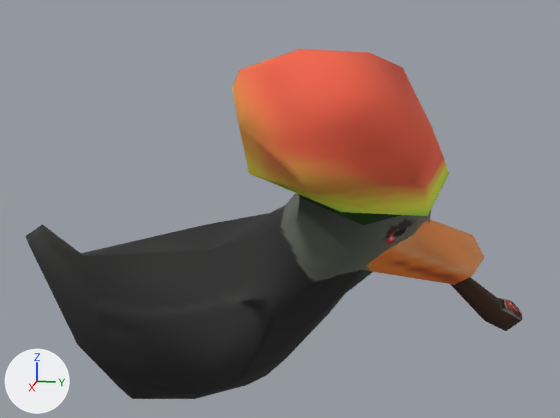
What one commit did to the FBX model 42.20/media/models_X/WorldItems/duck_nate.fbx.
Rendered twice from a 50 mm camera at (0.0047, 0.00129, 0.00231) aimed at (0.00021, 0.00039, 0.00119). The lights are fixed; the arrows at lower left show +X, +Y and +Z. The first picture is the older version. Where no turn or scale is listed for an object, it has been applied to the vertices.

Names of what the first picture shows: 'nate'.
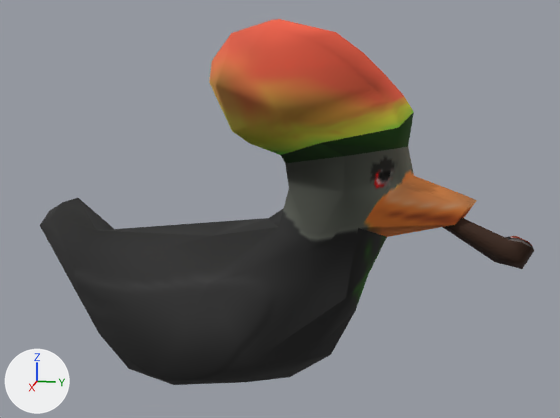
What differs and where, as boxes (x1, y1, x2, y2) in the pictures (560 x 418 px; the box of a moved part takes in the faces that stretch with it):
'nate', reshaped: before (26, 49, 522, 399); after (40, 19, 534, 385)
part 1 of me_mesh, moved or reshaped: before (450, 277, 522, 331); after (443, 218, 534, 269)
part 2 of me_mesh, moved or reshaped: before (26, 49, 484, 399); after (40, 19, 477, 385)

Patch to the scene script:
```diff
--- a/42.20/media/models_X/WorldItems/duck_nate.fbx.py
+++ b/42.20/media/models_X/WorldItems/duck_nate.fbx.py
@@ me_mesh @@
 # used by ob_nate; location = (0.0, 0.0, 0.0)
-me_mesh.from_pydata(...)  # 147 vertices, 198 faces; spans x -0.0004..0.00099, y -0.0011..0.00186, z -0.00005..0.00215
+me_mesh.from_pydata(...)  # 147 vertices, 198 faces; spans x -0.00052..0.00047, y -0.00124..0.0019, z -0.00005..0.0023
+# me_mesh part 1: the loose piece of 35 vertices spanning x -0.00001..0.00018, y 0.00133..0.00186, z 0.00045..0.00092 is multiplied about its middle by the matrix ((0.888, -0.06, -0.455), (-0.076, 0.958, -0.275), (0.453, 0.279, 0.847)), then moved by (-0.00009, 0.00001, 0.00033)
+# me_mesh part 2: 112 of 147 vertices moved; they spanned x -0.0004..0.00099, y -0.0011..0.00161, z -0.00005..0.00215 and now span x -0.00052..0.00047, y -0.00124..0.00156, z -0.00005..0.0023; mean shift (-0.00039, -0.00014, 0.00009); largest move (0.00076, 0.0007, 0.00213) -> (-0.00001, 0.0003, 0.0023)
 me_mesh.materials.append(mat_10___default_014)
```
